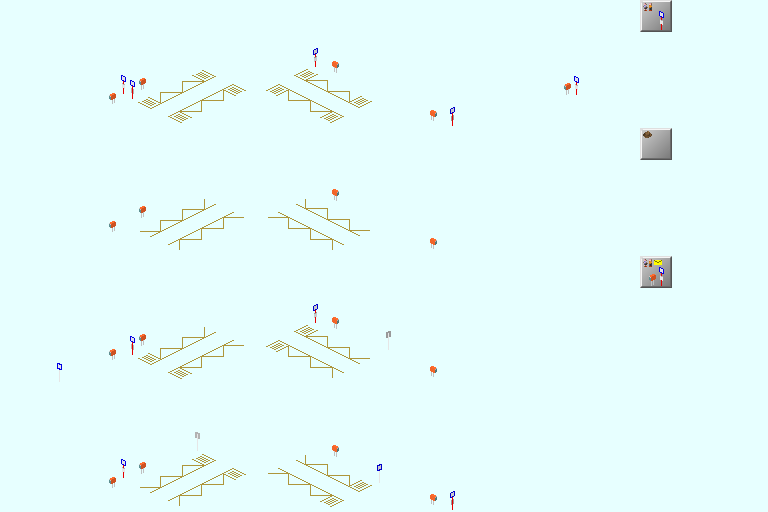
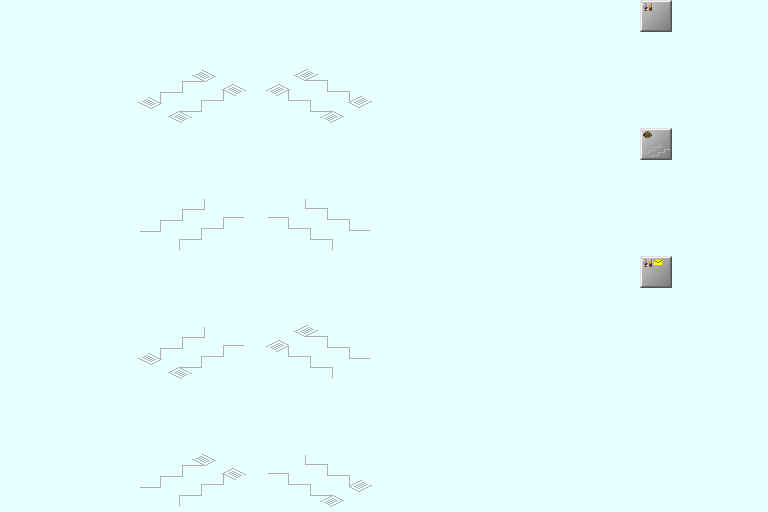
Two versions of the same layered image (768×512). Layer-by-layer changes:
hid "Posta-1965", moved it above "Znacka-End" over [109, 61, 656, 505]
hid "Znacka-DPMB", painted on it over [57, 11, 664, 510]
showed "Nakladni", painted on it over [150, 81, 670, 501]
added layer "Napis bily" above "Napis zluty" over [138, 69, 670, 507]
renamed "Napis" to "Napis zluty", hid it, painted on it over [138, 69, 670, 507]
moved "Menu" above "Track" over [642, 11, 670, 286]
